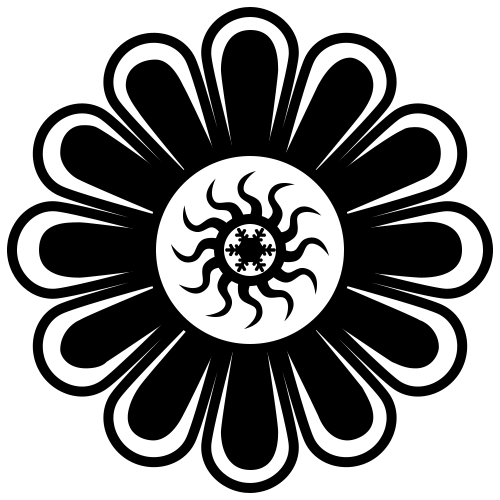
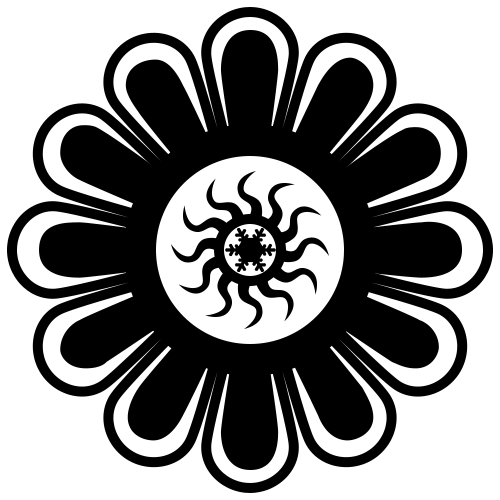
Layers edited between the first and the second 500 x 500 image:
painted on "Shape 2" over [left=173, top=183, right=316, bottom=329]
added layer "Ellipse 3" above "Shape 1" over [left=126, top=125, right=374, bottom=375]
painted on "Shape 1" over [left=60, top=311, right=69, bottom=352]
painted on "Shape 3" over [left=20, top=114, right=480, bottom=481]
